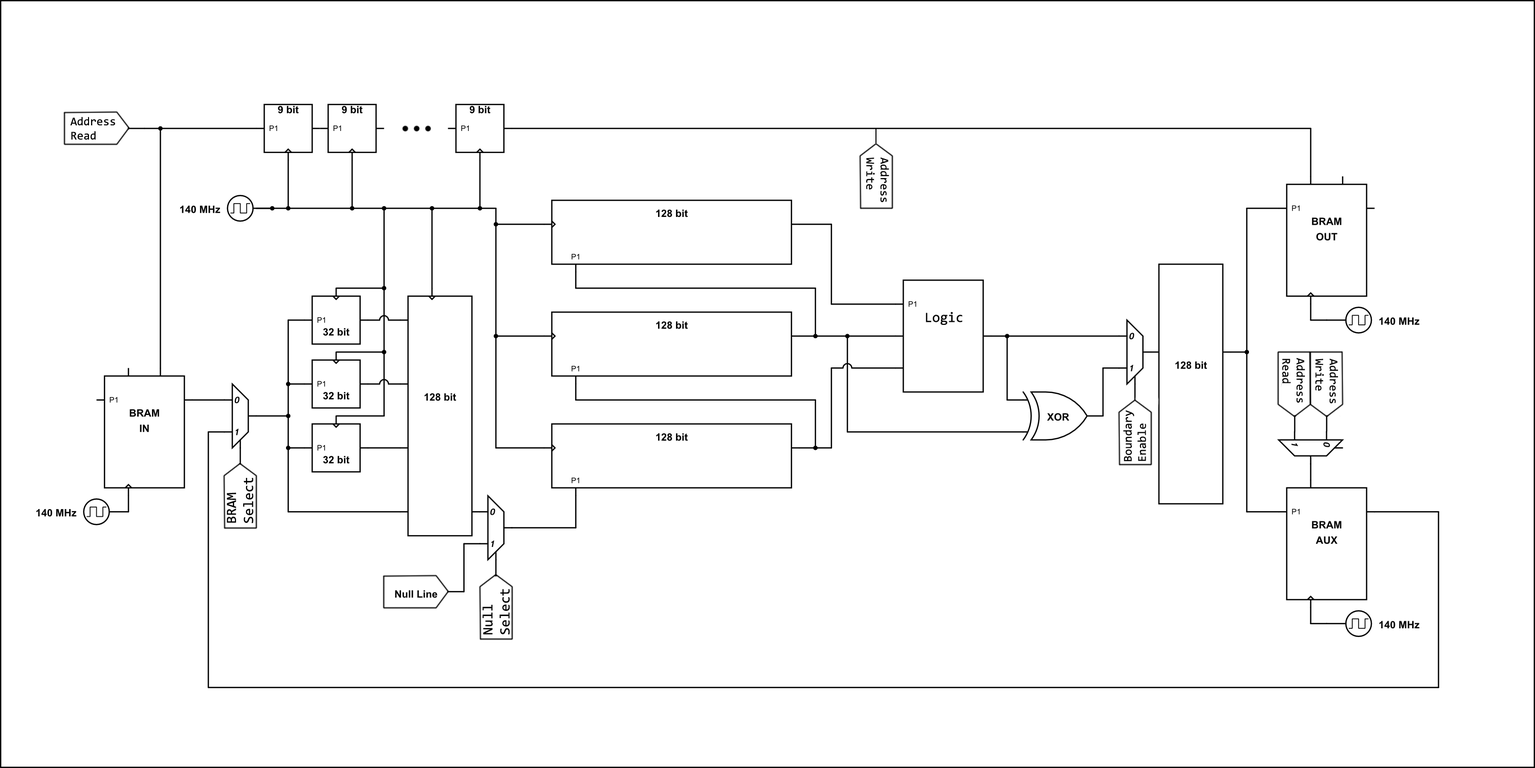
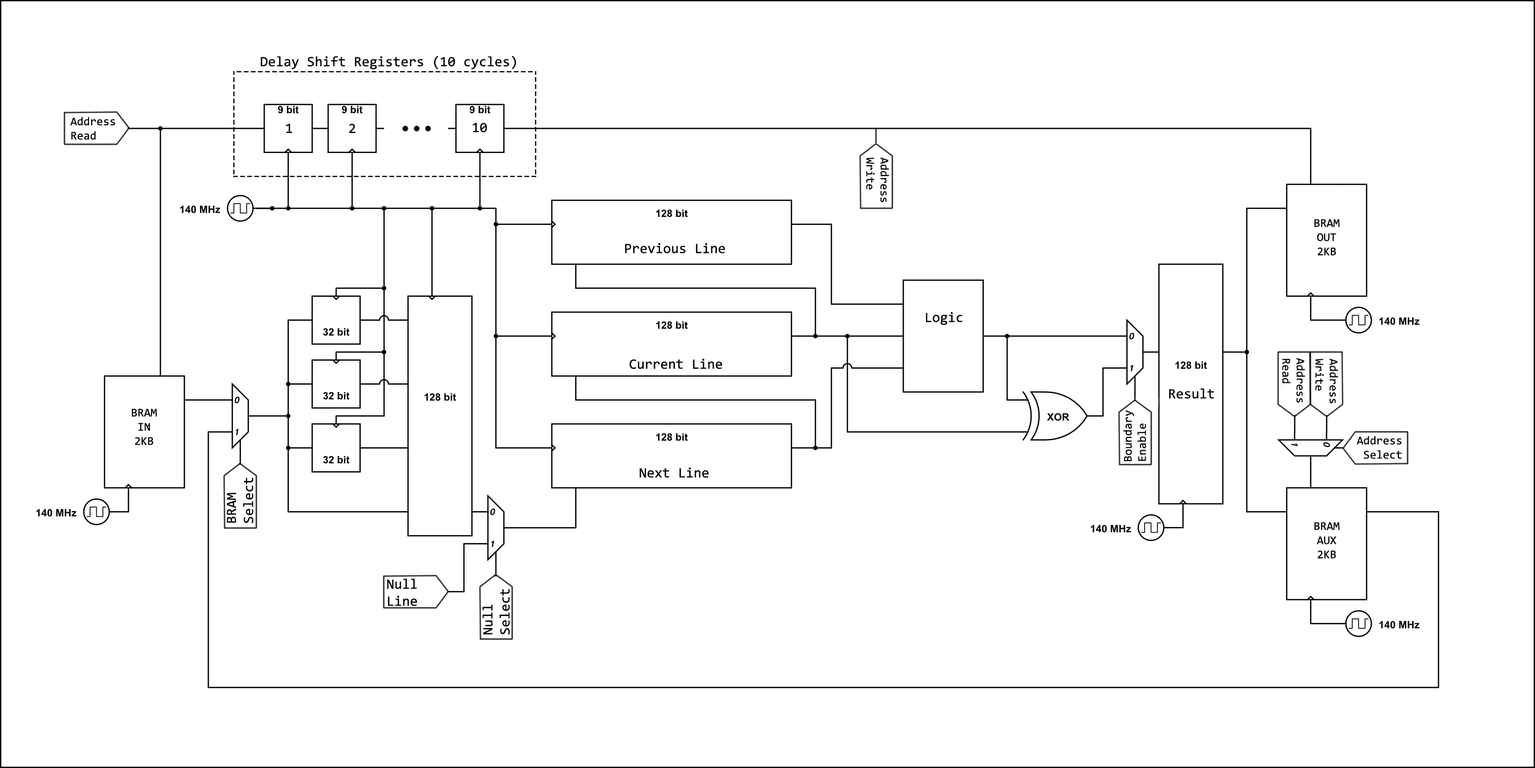
Layer changes from the first 1535 x 768 image to the second:
added group "BRAM's" with 3 layers in group "Legendas" over (131, 219, 1340, 559)
added layer "BRAM AUX 2KB" in group "BRAM's" over (1314, 522, 1340, 559)
added layer "BRAM OUT 2KB" in group "BRAM's" over (1314, 219, 1340, 256)
added layer "BRAM IN 2KB" in group "BRAM's" over (131, 408, 158, 446)
added group "Tunnels" (1st of 2, in "Legendas") with 9 layers in group "Legendas" over (96, 116, 1403, 607)
added layer "Address Select" in group "Tunnels" over (1356, 436, 1403, 460)
added layer "Null Line" (1st of 2, in "Legendas" › "Tunnels") in group "Tunnels" over (386, 578, 418, 607)
added group "Delay" with 3 layers in group "Legendas" over (260, 55, 517, 134)
added layer "10" in group "Delay" over (472, 122, 488, 133)
added layer "1 2" in group "Delay" over (286, 123, 356, 134)
added layer "Delay Shift Registers (10 cycles)" in group "Delay" over (260, 55, 517, 70)
added group "Computing" with 5 layers in group "Legendas" over (624, 243, 1215, 479)
added layer "Next Line" in group "Computing" over (639, 467, 709, 479)
added layer "Result" in group "Computing" over (1169, 388, 1215, 399)
added layer "Current Line" in group "Computing" over (629, 358, 723, 370)
added layer "Previous Line" in group "Computing" over (624, 243, 726, 254)
added layer "Null Line copy" in group "Tunnels" over (1342, 430, 1410, 466)
added layer "Delay box" above "Small Corrections" over (233, 71, 537, 178)
painted on "Deletions" over (96, 119, 1383, 603)
added layer "Layer 1" above "Background copy" over (1091, 496, 1188, 542)
